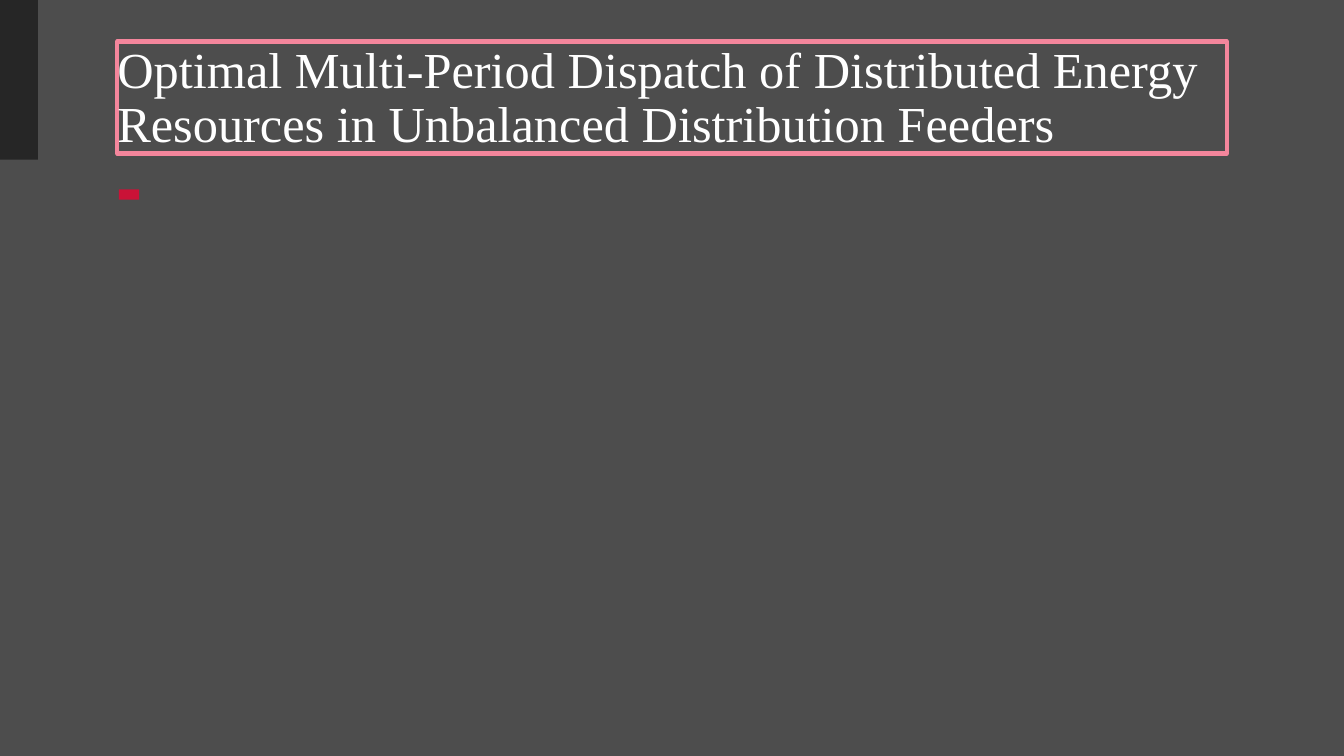
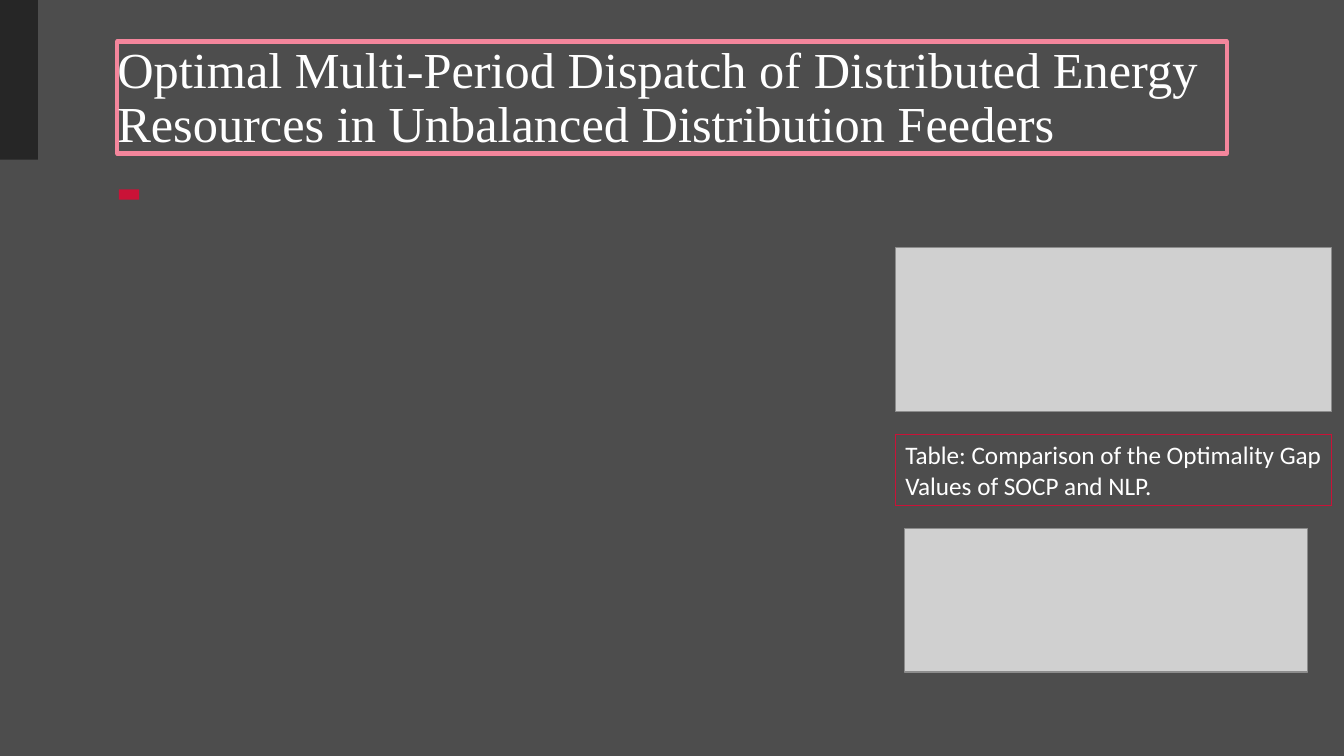
Before and after one commit to Realife-Brahmin/OriginalDocsHub, a slide deck: slide 16 of research_showcase/multiPeriodOptimization_aryan_ritwajeet_jha.pptx. Drawn at 1344x756 pixels with LibreOffice and Linux fonts; fonts in the diff are those of the drawing; grey boxes stand for pictures; background and template pictures are left out. Boxes give left, top, right and bottom in pixels: in the first picture for what was removed or moved away, otherwise in the second. Text is boxed around its words. In the diff, an @@ line names an element or a change of style, - is before the commit and + after.

```diff
--- a/research_showcase/multiPeriodOptimization_aryan_ritwajeet_jha.pptx
+++ b/research_showcase/multiPeriodOptimization_aryan_ritwajeet_jha.pptx
@@ picture added at bbox=[895, 248, 1332, 412] @@
@@ rectangle added at bbox=[895, 435, 1332, 506], outline #CA1237 0.75 pt, 18 pt, text #FFFFFF @@
+Table: Comparison of the Optimality Gap Values of SOCP and NLP.
@@ picture added at bbox=[904, 529, 1308, 673] @@
```
Also in this commit, not shown: 1 other slide changed.
